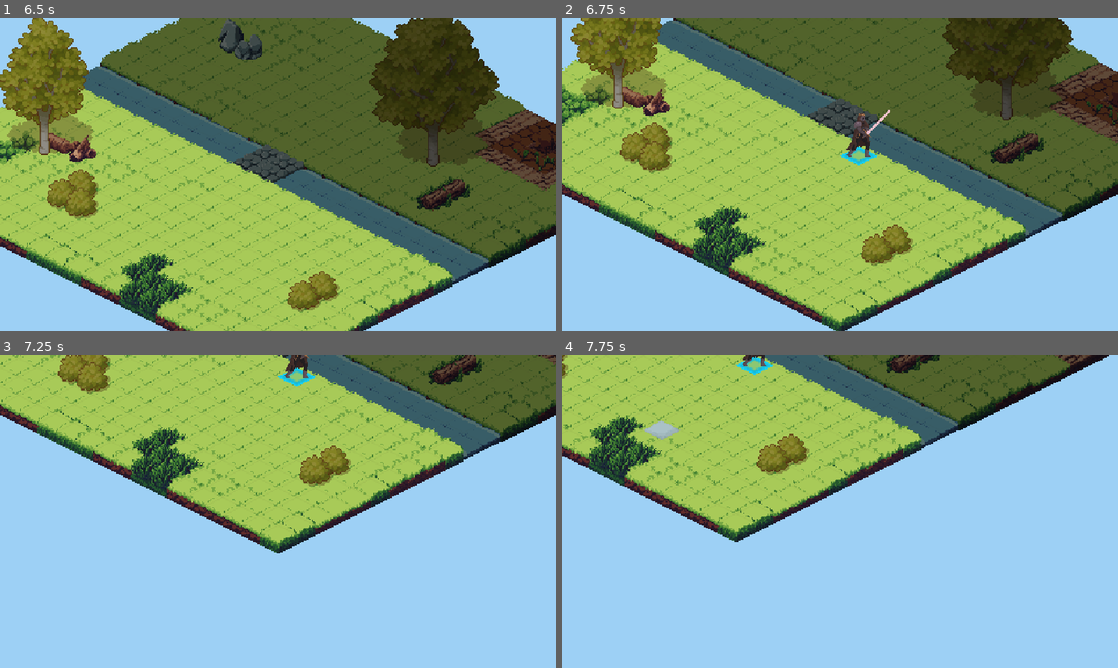
Above: before the commit, frames 1-4 (two rows, left to right).
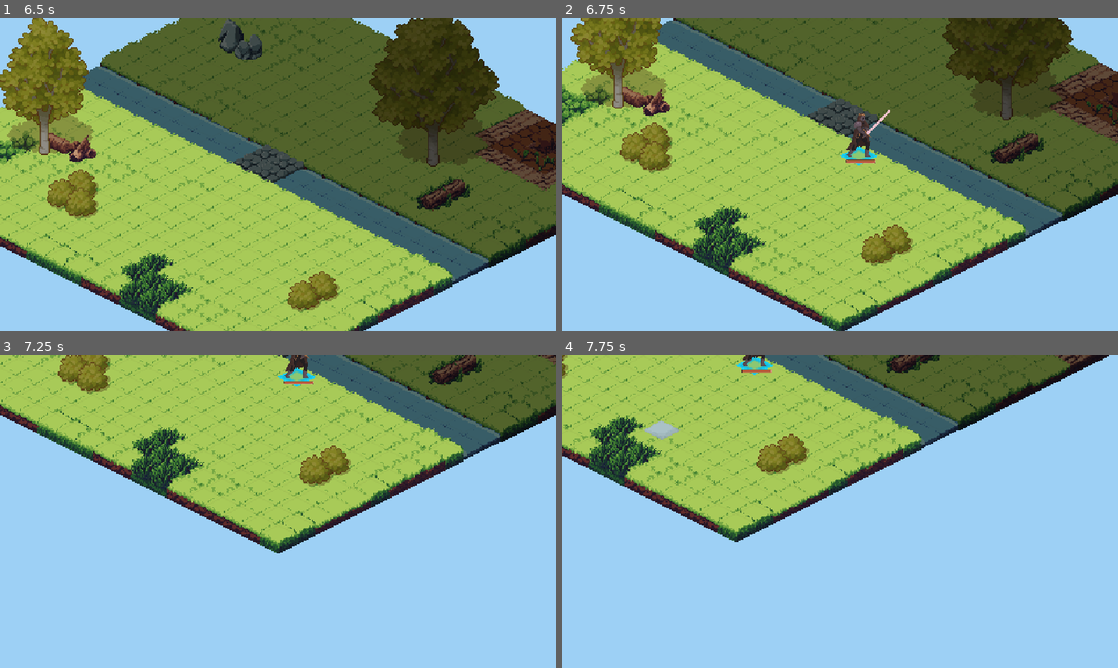
Above: after the commit, the same moments.

Repository: agh-cs-imbeciles/heralds-of-war
Game: Godot game, scene res://scenes/ui/menu/menu.tscn
Two runs of this game, one before a commit and one after it. Both use one fixed random seed, a clock stepped at 60 frames per second and the inputs below.
Inputs (mouse positions are in pixels of both pictures, inside the frame that each line leads up to):
- Up to frame 1 (6.5 s): click "START GAME" at 0.5 s; click "Match 1" at 1.25 s; tap Enter at 2 s; move the mouse to (400, 158) at 2.02 s; hold Right 2.03-2.78 s; click (400, 158) at 2.17 s; move the mouse to (166, 190) at 2.77 s; hold Down 2.78-3.53 s; move the mouse to (333, 105) at 3.52 s; hold Right 3.53-4.28 s; move the mouse to (250, 237) at 4.27 s; hold Up 4.28-5.03 s; click (250, 237) at 4.42 s; move the mouse to (444, 221) at 5.02 s; hold Left from 5.03 s (still down); move the mouse to (111, 127) at 5.77 s
- Up to frame 2 (6.75 s): move the mouse to (867, 174) at 6.52 s; release Left at 6.53 s; hold Down from 6.53 s (still down); click (867, 174) at 6.67 s
- Up to frame 3 (7.25 s): keep holding Down
- Up to frame 4 (7.75 s): move the mouse to (756, 433) at 7.27 s; release Down at 7.28 s; hold Right from 7.28 s (still down)

Frame 1 is identical in both runs. In frame 2, less than 0.1% of the frame differs, in the area x 51-57%, y 45-47%; in frame 3, less than 0.1%; in frame 4, less than 0.1%.

Commit message:
Add health bar

Diff:
--- a/scenes/units/swordsman.tscn
+++ b/scenes/units/swordsman.tscn
@@ -1,7 +1,10 @@
-[gd_scene load_steps=13 format=3 uid="uid://bxqxpso4ylcse"]
+[gd_scene load_steps=16 format=3 uid="uid://bxqxpso4ylcse"]
 
 [ext_resource type="Script" uid="uid://b7vyhs2qf8g8l" path="res://src/units/melee_unit.gd" id="1_8w6po"]
 [ext_resource type="Texture2D" uid="uid://0iqwd7stojc5" path="res://assets/sprites/units/hooded-knight-idle.png" id="1_giobj"]
+[ext_resource type="Texture2D" uid="uid://ffualpthf8nr" path="res://assets/ui/ValueBar_128x16.png" id="3_gqhlb"]
+[ext_resource type="Script" uid="uid://xmla8whg3py2" path="res://src/ui/game/unit/health_bar.gd" id="3_t8i60"]
+[ext_resource type="Texture2D" uid="uid://crwrf05lp50kp" path="res://assets/ui/ValueRed_120x8.png" id="4_2rbse"]
 
 [sub_resource type="AtlasTexture" id="AtlasTexture_giobj"]
 atlas = ExtResource("1_giobj")
@@ -83,3 +86,24 @@
 position = Vector2(-11, 6)
 scale = Vector2(-2.3, 1.1)
 shape = SubResource("CapsuleShape2D_giobj")
+
+[node name="HealthBarContainer" type="Node2D" parent="."]
+
+[node name="HealthBar" type="TextureProgressBar" parent="HealthBarContainer"]
+z_index = 1
+offset_left = -38.0
+offset_top = 46.0
+offset_right = 90.0
+offset_bottom = 62.0
+scale = Vector2(0.4, 0.4)
+texture_over = ExtResource("3_gqhlb")
+texture_progress = ExtResource("4_2rbse")
+texture_progress_offset = Vector2(4, 4)
+script = ExtResource("3_t8i60")
+
+[node name="Background" type="ColorRect" parent="HealthBarContainer"]
+offset_left = -37.0
+offset_top = 47.0
+offset_right = 12.0
+offset_bottom = 51.0
+color = Color(0, 0, 0, 1)
--- a/src/game/board/board.gd
+++ b/src/game/board/board.gd
@@ -2,6 +2,7 @@
 
 signal unit_added(unit: Unit)
 signal unit_died(unit: Unit)
+signal unit_health_lowered(unit: Unit)
 
 var cost: Dictionary[String, int] = {}
 var units: Dictionary[String, Variant] = {}
@@ -82,6 +83,7 @@
 func add_unit(unit: Unit) -> void:
 	unit.moved.connect(__on_unit_moved)
 	unit.died.connect(__on_unit_died)
+	unit.health_lowered.connect(__on_unit_health_lowered)
 	units[unit.player].append(unit)
 	update_cell_cost(unit.map_position, Global.CELL_COST_INFINITY)
 
@@ -95,6 +97,10 @@
 
 func __on_unit_died(unit: Unit) -> void:
 	unit_died.emit(unit)
+
+
+func __on_unit_health_lowered(unit: Unit) -> void:
+	unit_health_lowered.emit(unit)
 
 
 func remove_unit(unit: Unit) -> void:
--- a/src/ui/game/board/board_ui.gd
+++ b/src/ui/game/board/board_ui.gd
@@ -81,6 +81,7 @@
 
 	__board.unit_added.connect(__on_unit_added)
 	__board.unit_died.connect(__on_unit_died)
+	__board.unit_health_lowered.connect(__on_unit_health_lowered)
 	__board.input_manager.mouse_left_board.connect(__on_mouse_left_board)
 
 
@@ -99,6 +100,10 @@
 func __on_unit_moved(unit: Unit, from: Vector2i) -> void:
 	set_unit_z_index(unit)
 	update_player_unit_tile(unit, from)
+
+
+func __on_unit_health_lowered(unit: Unit) -> void:
+	resize_health_bar(unit)
 
 
 func __on_unit_died(unit: Unit) -> void:
@@ -361,3 +366,12 @@
 	return map_position.y * board_rect.size.y \
 		+ map_position.x \
 		+ min_z_index
+
+
+func resize_health_bar(
+	unit: Unit
+) -> void:
+	unit.find_child("HealthBar").set_health(
+		unit.health,
+		unit.initial_health,
+	)
--- /dev/null
+++ b/src/ui/game/unit/health_bar.gd
@@ -0,0 +1,11 @@
+extends TextureProgressBar
+
+@onready var unit: Unit = $"../.."
+
+func _ready() -> void:
+	value = unit.health
+	max_value = unit.initial_health
+
+
+func set_health(current_health: int, max_health: int) -> void:
+	value = int(float(current_health) / float(max_health) * 100)
--- a/src/units/unit.gd
+++ b/src/units/unit.gd
@@ -5,6 +5,7 @@
 signal moved(unit: Unit, from: Vector2i)
 signal died(unit: Unit)
 signal action_performed(unit: Unit)
+signal health_lowered(unit: Unit)
 
 @export var offset: Vector2
 @export var initial_position: Vector2i
@@ -87,6 +88,8 @@
 	else:
 		print("Current health: %s" % health)
 
+	health_lowered.emit(self)
+
 
 func __on_died() -> void:
 	print("Died")
Not shown, added: src/ui/game/unit/health_bar.gd.uid
